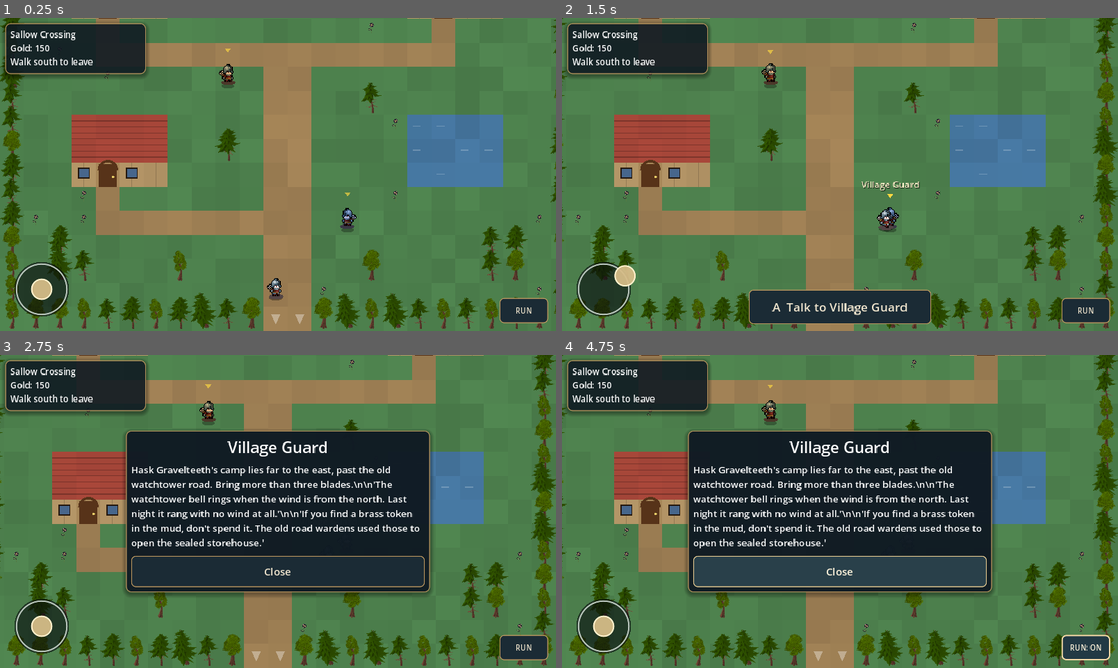
Above: before the commit, frames 1-4 (two rows, left to right).
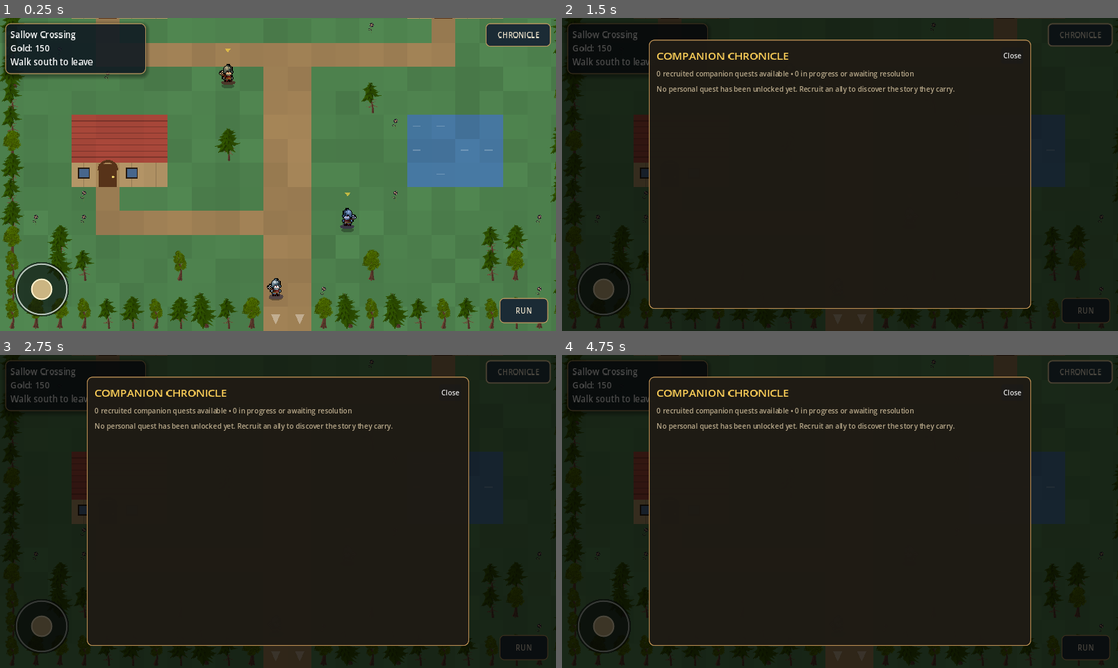
Above: after the commit, the same moments.

Repository: ninjun42215-gif/KindleWake
Game: Godot game, scene res://Location.tscn
Two runs of this game, one before a commit and one after it. Both use one fixed random seed, a clock stepped at 60 frames per second and the inputs below. This scene is started directly instead of the project's main scene.
Inputs (mouse positions are in pixels of both pictures, inside the frame that each line leads up to):
- Up to frame 1 (0.25 s): no input
- Up to frame 2 (1.5 s): click (1079, 33) at 0.5 s, where only the run after the commit has a clickable "CHRONICLE"; drag from (606, 290) to (895, 105) at 1.27 s
- Up to frame 3 (2.75 s): click (278, 642) at 2 s, where only the run before the commit has a clickable "A Talk to Village Guard"
- Up to frame 4 (4.75 s): click "RUN" at 2.75 s; click "RUN: ON" (after the commit: "RUN") at 3.5 s; tap Enter at 4.25 s; drag from (728, 527) to (812, 574) at 4.27 s

The runs differ from the first frame. In frame 1, 0.9% of the frame differs, in the area x 87-100%, y 1-10%; in frame 2, 98%, in the area x 0-100%, y 0-100%; in frame 3, 79%; in frame 4, 79%.

Commit message:
Connect companion quest journal to town HUD

Diff:
--- a/Kindlewake/scripts/ui/location_scene.gd
+++ b/Kindlewake/scripts/ui/location_scene.gd
@@ -5,6 +5,7 @@
 const ExplorationControls = preload("res://scripts/ui/exploration_controls.gd")
 const VirtualStick = preload("res://scripts/ui/virtual_stick.gd")
 const PremiumUITheme = preload("res://scripts/ui/premium_ui_theme.gd")
+const CompanionQuestJournalScript = preload("res://scripts/ui/companion_quest_journal.gd")
 ## Towns and building interiors (data/locations.json, rules in LocalMap).
 ## Walk with tap / drag like the overworld. Walking into a door loads the next map (town -> house -> town) inside this
 ## scene; walking onto the exit (E) of a town returns to the overworld. People and objects ("spots") are used with the
@@ -38,6 +39,7 @@
 var spot_text: Label
 var spot_buttons: VBoxContainer
 var party_screen: PartyScreen
+var quest_journal: CompanionQuestJournal
 var move_stick: VirtualStick
 var run_btn: Button
 var run_toggled: bool = false
@@ -83,7 +85,7 @@
 # ------------------------------------------------------------------ input and movement
 
 func _unhandled_input(event: InputEvent) -> void:
-    if panel_open or party_screen.visible or leaving:
+    if panel_open or party_screen.visible or quest_journal.visible or leaving:
         return
     if event is InputEventMouseButton:
         var mb := event as InputEventMouseButton
@@ -111,7 +113,7 @@
 func _process(delta: float) -> void:
     if leaving:
         return
-    if not panel_open and not party_screen.visible:
+    if not panel_open and not party_screen.visible and not quest_journal.visible:
         moving_vector = ExplorationControls.movement_vector()
         if move_stick != null and move_stick.value.length() > moving_vector.length():
             moving_vector = move_stick.value
@@ -682,6 +684,12 @@
     run_btn.grow_horizontal = Control.GROW_DIRECTION_BEGIN
     run_btn.grow_vertical = Control.GROW_DIRECTION_BEGIN
 
+    var journal_btn := _btn("CHRONICLE", _open_quest_journal, 17)
+    journal_btn.custom_minimum_size = Vector2(150, 54)
+    root.add_child(journal_btn)
+    journal_btn.set_anchors_and_offsets_preset(Control.PRESET_TOP_RIGHT, Control.PRESET_MODE_MINSIZE, 12)
+    journal_btn.grow_horizontal = Control.GROW_DIRECTION_BEGIN
+
     spot_panel = _hud_panel(0.97)
     var box := VBoxContainer.new()
     box.add_theme_constant_override("separation", 12)
@@ -710,6 +718,18 @@
     party_screen.visible = false
     party_screen.closed.connect(_on_party_closed)
 
+    quest_journal = CompanionQuestJournalScript.new()
+    root.add_child(quest_journal)
+    quest_journal.visible = false
+
+
+func _open_quest_journal() -> void:
+    if panel_open or party_screen.visible:
+        return
+    has_target = false
+    pressing = false
+    quest_journal.open()
+
 
 func _update_hud() -> void:
     var txt: String = "%s\nGold: %d" % [lmap.name, GameState.party.gold]
